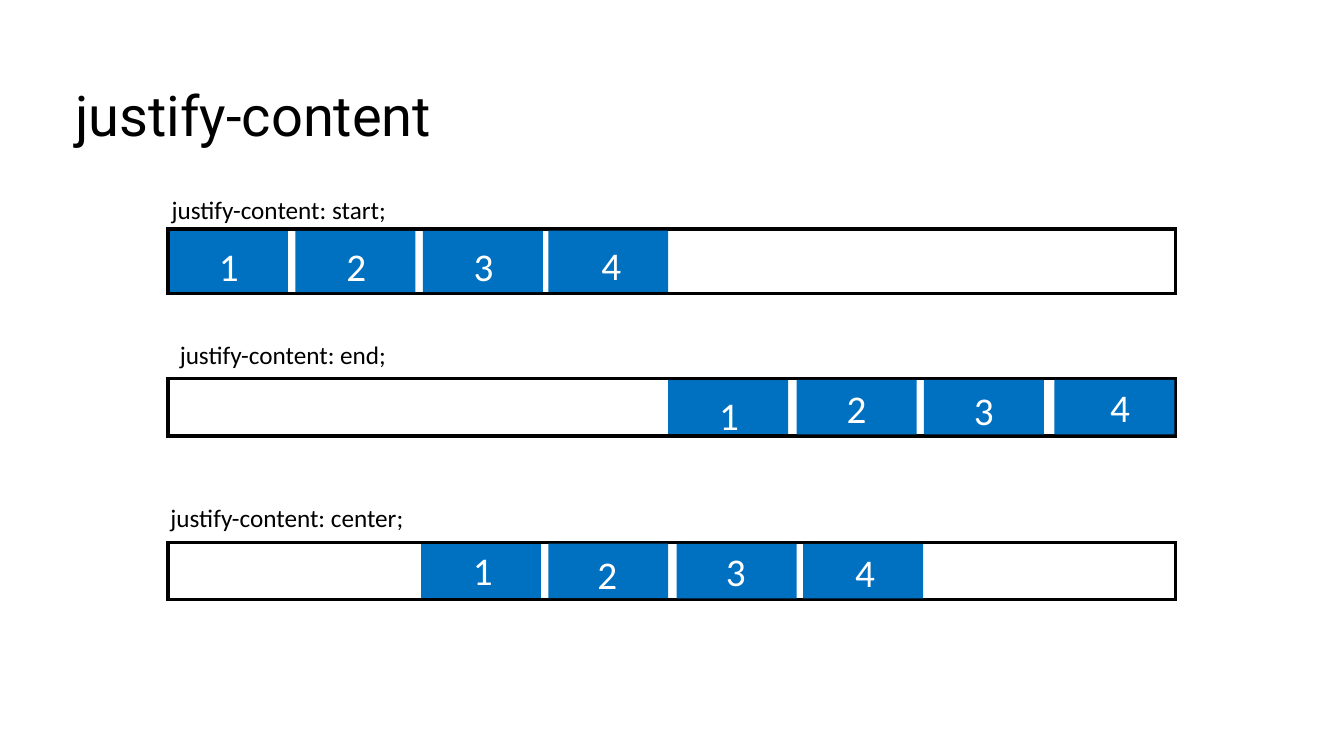
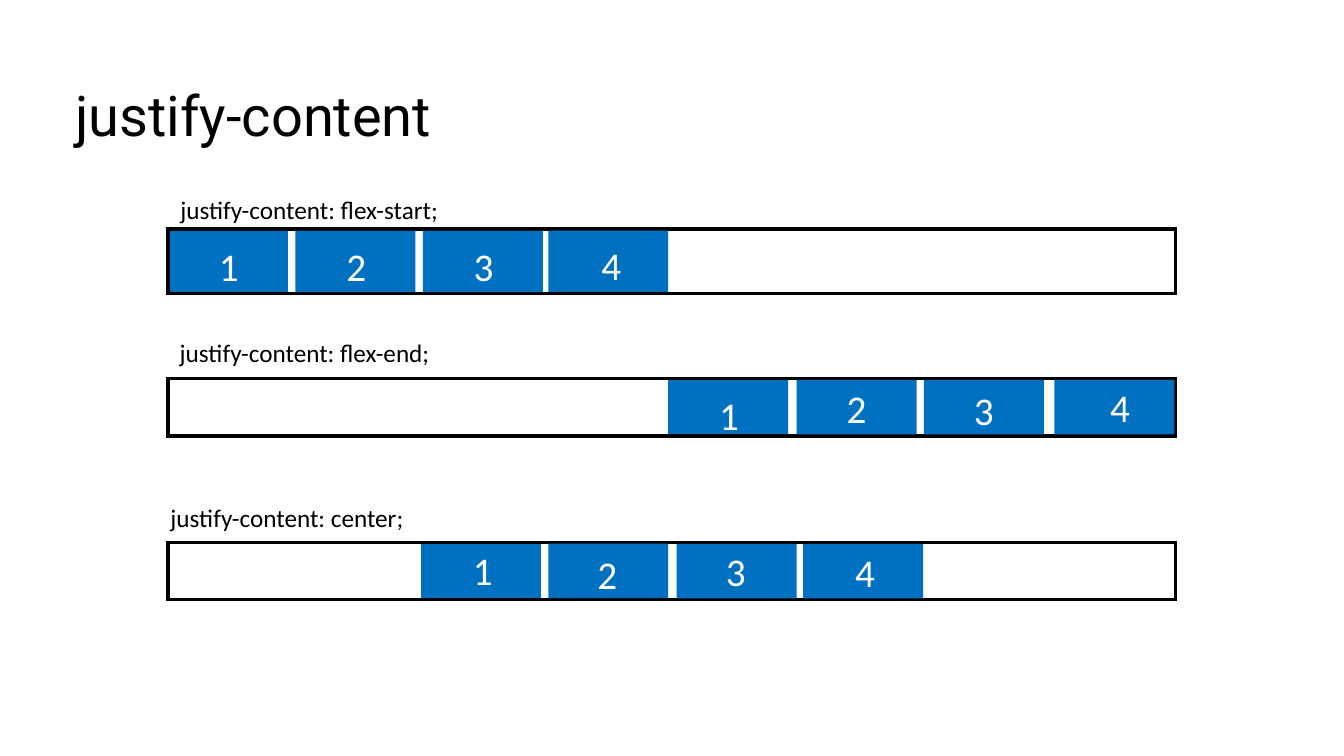
Before and after one commit to RostyslavSynenko/Lv-469.NodeJS, a slide deck: slide 15 of presentations/Flexbox.pptx. Drawn at 1344x756 pixels with LibreOffice and Linux fonts; fonts in the diff are those of the drawing; background and template pictures are left out. Boxes give left, top, right and bottom in pixels: in the first picture for what was removed or moved away, otherwise in the second. Text is boxed around its words. In the diff, an @@ line names an element or a change of style, - is before the commit and + after.

```diff
--- a/presentations/Flexbox.pptx
+++ b/presentations/Flexbox.pptx
@@ text at bbox=[180, 201, 438, 224]: text changed @@
-justify-content: start;
+justify-content: flex-start;
@@ text at bbox=[180, 344, 429, 367]: text changed @@
-justify-content: end;
+justify-content: flex-end;
```
Also in this commit, not shown: 6 other slides changed, 1 slide added.
